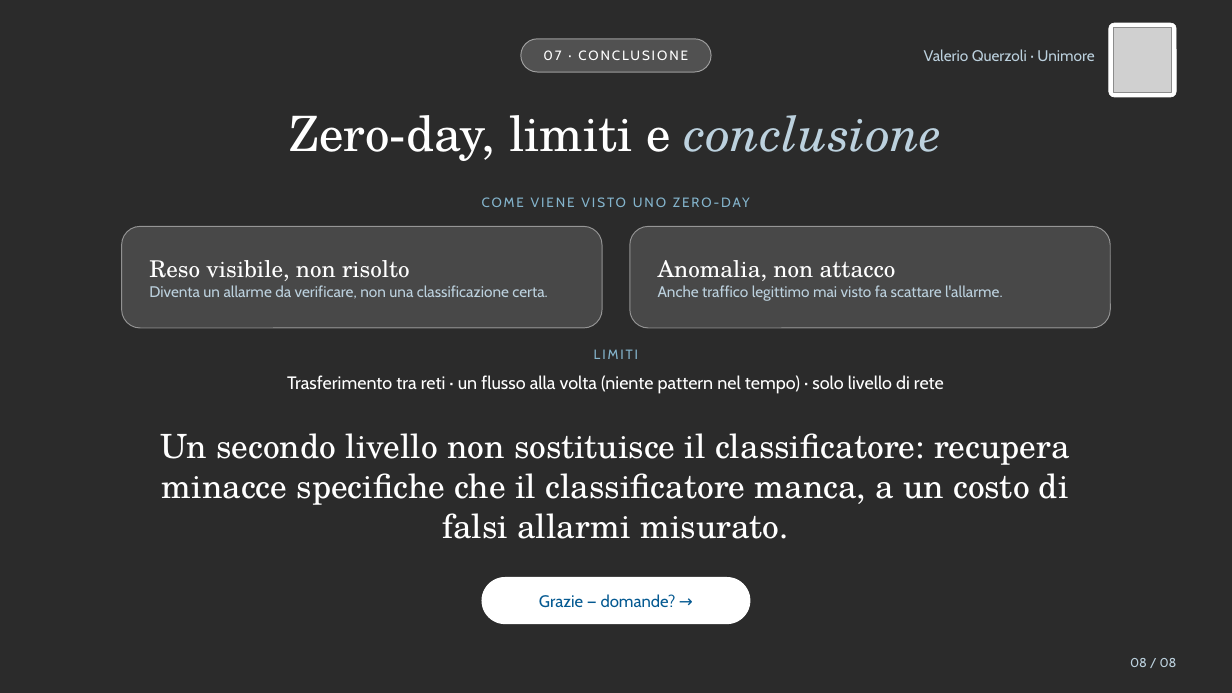
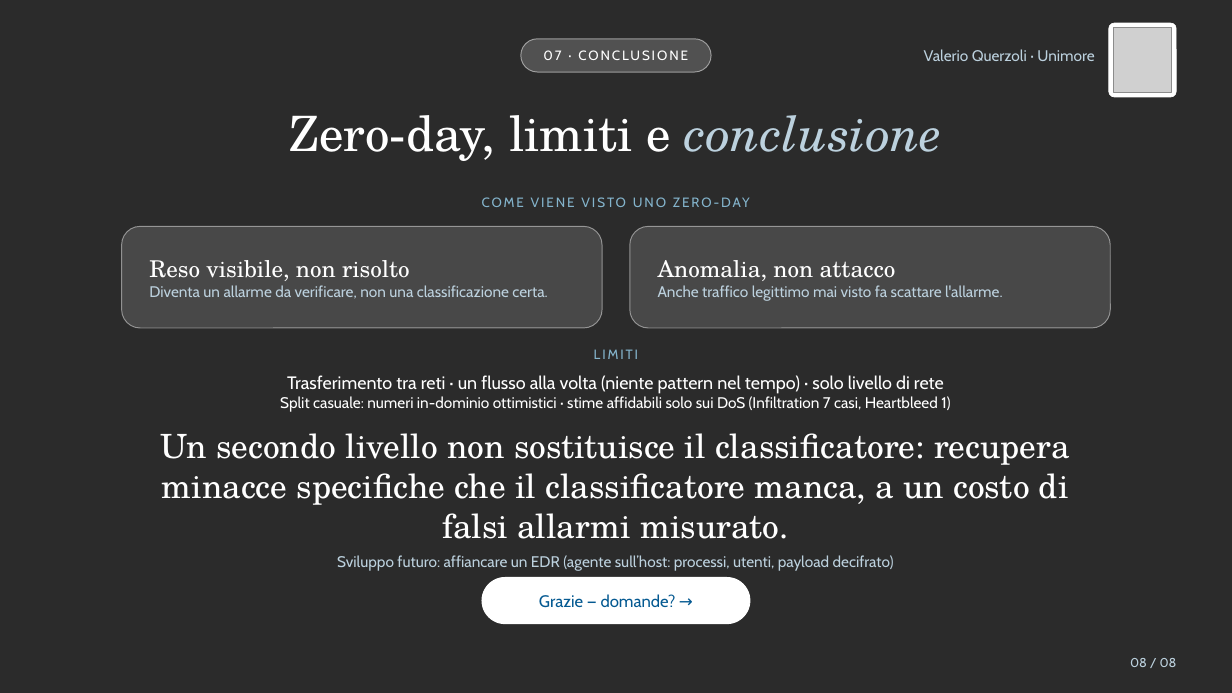
Before and after one commit to ValerioQuerzoli/hybrid-network-ids, a slide deck: slide 8 of slides/presentazione_design_origin_v2.pptx. Drawn at 1232x693 pixels with LibreOffice and Linux fonts; fonts in the diff are those of the drawing; grey boxes stand for pictures; background and template pictures are left out; a plain dark background stands for a picture behind light text. Boxes give left, top, right and bottom in pixels: in the first picture for what was removed or moved away, otherwise in the second. Text is boxed around its words. In the diff, an @@ line names an element or a change of style, - is before the commit and + after.

Commit message:
Slide: versione originale con correzioni e tre grafici semplici
- Dati: caption 'etichette corrette + righe rimosse', split casuale,
  grafico dei flussi per famiglia (scala log)
- Modelli: riga sull'ensemble di autoencoder
- Cascata: istogramma dell'errore di ricostruzione con soglia p99
- Risultati: asterischi su Infiltration e Heartbleed, nota sui limiti
- Bilancio: grafico della soglia regolabile (p99 / p99,9)
- Conclusione: limiti completi e EDR come sviluppo futuro
- Tolti i riferimenti alla simulazione Docker (slide e README)
PDF rigenerato dal PPTX.

```diff
--- a/slides/presentazione_design_origin_v2.pptx
+++ b/slides/presentazione_design_origin_v2.pptx
@@ text at [280,396,950,412]: paragraph added @@
+Split casuale: numeri in-dominio ottimistici · stime affidabili solo sui DoS (Infiltration 7 casi, Heartbleed 1)
@@ text added at [337,555,894,571], 12 pt, text #BCD1DE @@
+Sviluppo futuro: affiancare un EDR (agente sull’host: processi, utenti, payload decifrato)
```
Also in this commit, not shown: 6 other slides changed, 2 other files.
